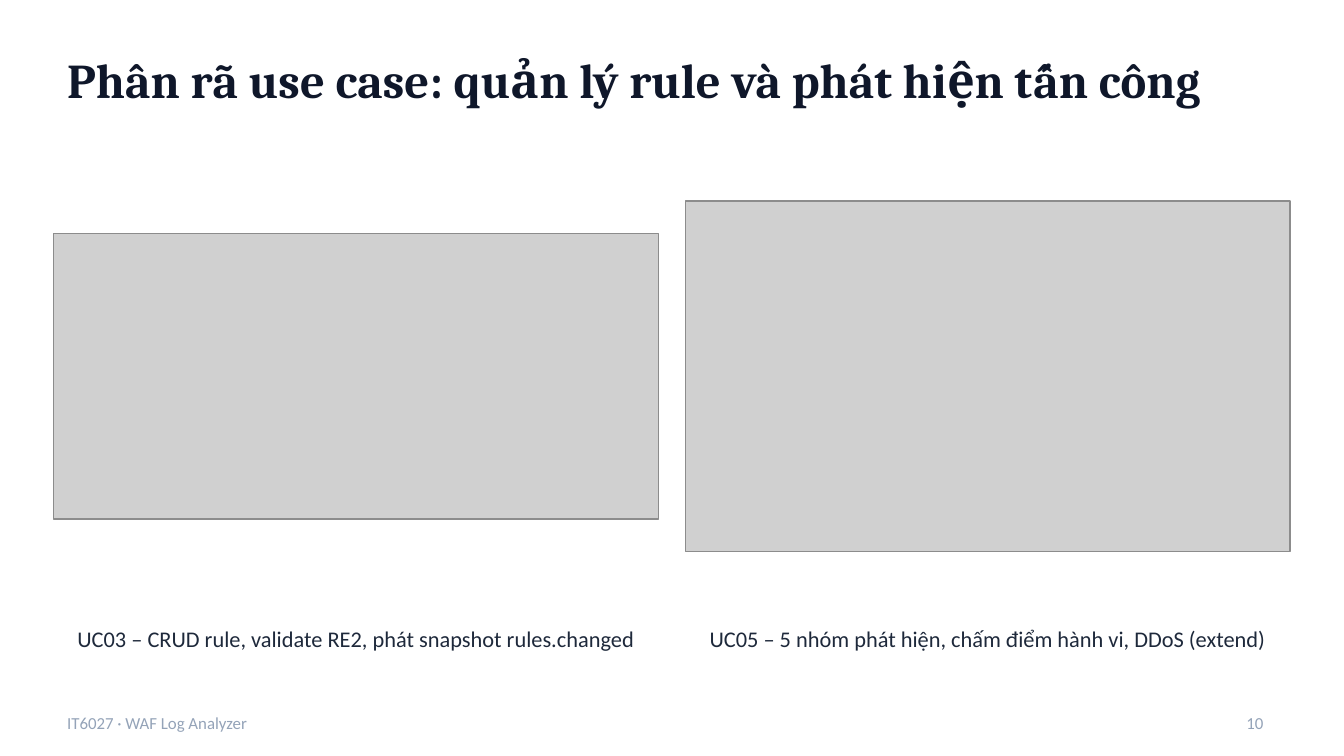
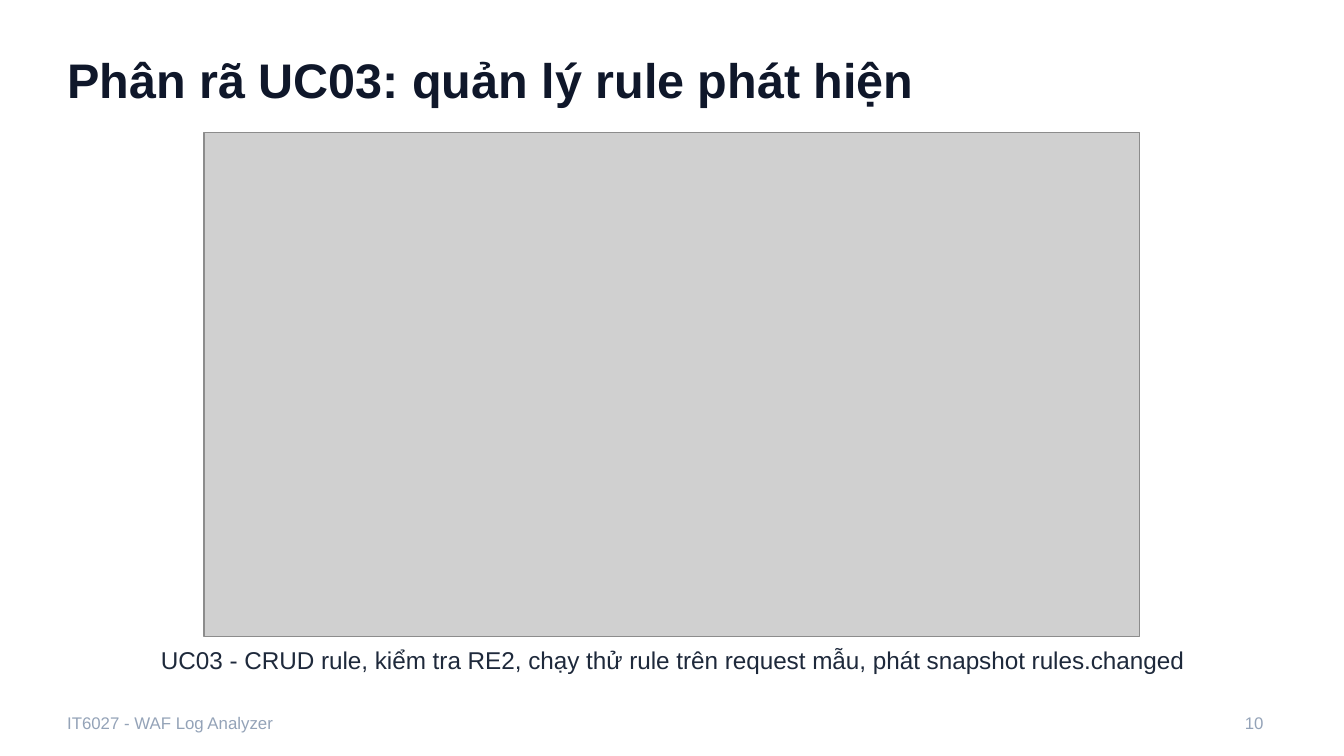
Before and after one commit to tranbadat/IT6027, a slide deck: slide 10 of docs/report/Slide_WAF_Log_Analyzer.pptx. Drawn at 1344x756 pixels with LibreOffice and Linux fonts; fonts in the diff are those of the drawing; grey boxes stand for pictures. Boxes give left, top, right and bottom in pixels: in the first picture for what was removed or moved away, otherwise in the second. Text is boxed around its words. In the diff, an @@ line names an element or a change of style, - is before the commit and + after.

```diff
--- a/docs/report/Slide_WAF_Log_Analyzer.pptx
+++ b/docs/report/Slide_WAF_Log_Analyzer.pptx
@@ title at [67,61,914,108]: text changed; font Cambria to Arial @@
-Phân rã use case: quản lý rule và phát hiện tấn công
+Phân rã UC03: quản lý rule phát hiện
@@ picture: place and size @@
-picture at [54,234,659,519]
+picture at [204,132,1140,636]
@@ picture removed at [685,202,1290,552] @@
@@ text removed at [710,629,1265,651] @@
-UC05 – 5 nhóm phát hiện, chấm điểm hành vi, DDoS (extend)
@@ text at [161,650,1184,674]: text changed; size 12 to 13 pt; font Calibri to Arial @@
-UC03 – CRUD rule, validate RE2, phát snapshot rules.changed
+UC03 - CRUD rule, kiểm tra RE2, chạy thử rule trên request mẫu, phát snapshot rules.changed
@@ text at [67,717,272,733]: text changed; font Calibri to Arial @@
-IT6027 · WAF Log Analyzer
+IT6027 - WAF Log Analyzer
@@ page number at [1245,717,1264,729]: font Calibri to Arial @@
```
Also in this commit, not shown: 20 other slides changed, 3 slides added, 4 other files.
